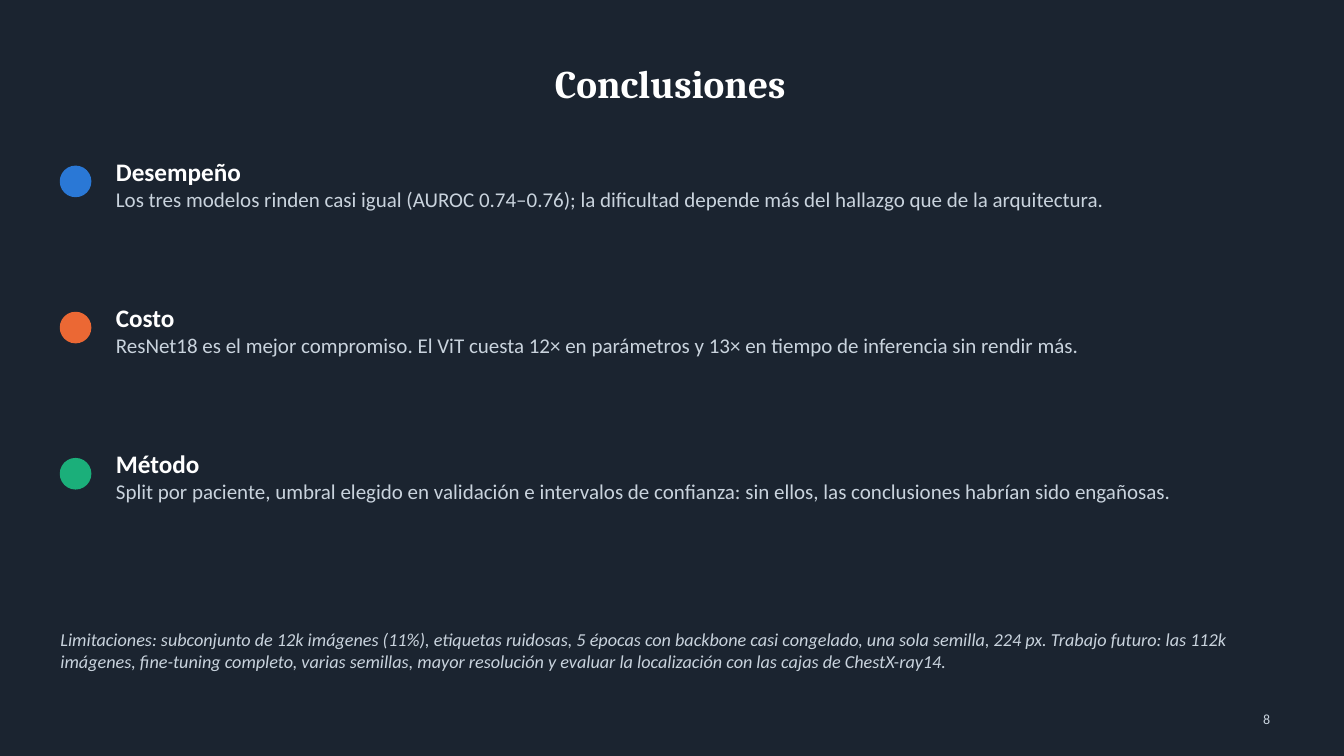
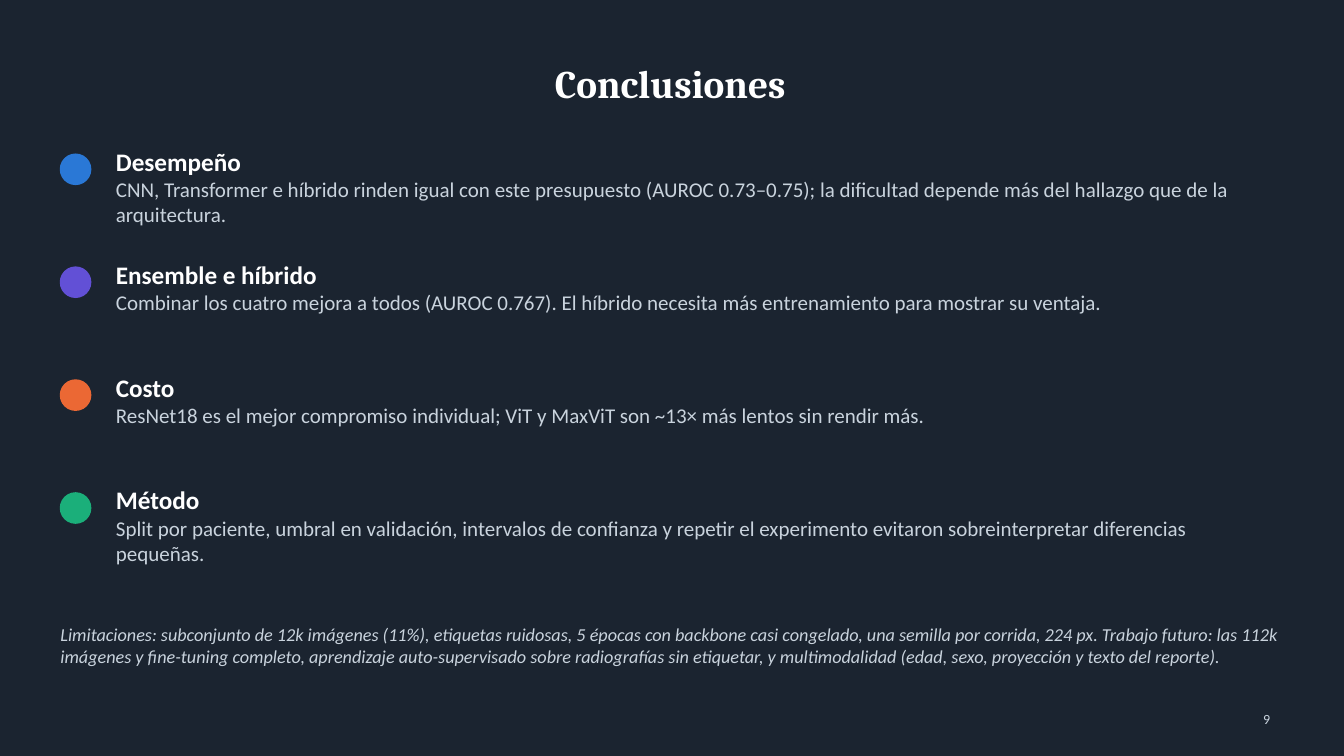
Before and after one commit to alfredogallegosmtr-sys/proyecto-final-dl-radiologia, a slide deck: slide 9 of slides/presentacion_final.pptx (slide 8 before the commit). Drawn at 1344x756 pixels with LibreOffice and Linux fonts; fonts in the diff are those of the drawing. Boxes give left, top, right and bottom in pixels: in the first picture for what was removed or moved away, otherwise in the second. Text is boxed around its words. In the diff, an @@ line names an element or a change of style, - is before the commit and + after.

```diff
--- a/slides/presentacion_final.pptx
+++ b/slides/presentacion_final.pptx
@@ text "Desempeño": place and size @@
-text "Desempeño" at [116, 164, 1103, 211]
+text "Desempeño" at [116, 154, 1228, 226]
@@ ellipse: place and size @@
-ellipse at [60, 166, 91, 197]
+ellipse at [60, 154, 91, 185]
@@ text at [116, 182, 1228, 226]: text changed @@
-Los tres modelos rinden casi igual (AUROC 0.74–0.76); la dificultad depende más del hallazgo que de la arquitectura.
+CNN, Transformer e híbrido rinden igual con este presupuesto (AUROC 0.73–0.75); la dificultad depende más del hallazgo que de la arquitectura.
@@ ellipse: place and size @@
-ellipse at [60, 313, 91, 343]
+ellipse at [60, 267, 91, 297]
@@ ellipse at [60, 267, 91, 297]: fill #EB6834 to #6250D6; outline #EB6834 1 pt to #6250D6 1 pt @@
@@ text added at [116, 266, 1101, 314], 15 pt, text #C9D3DD @@
+Ensemble e híbrido
+Combinar los cuatro mejora a todos (AUROC 0.767). El híbrido necesita más entrenamiento para mostrar su ventaja.
@@ ellipse: place and size @@
-ellipse at [60, 459, 91, 489]
+ellipse at [60, 380, 91, 410]
@@ ellipse at [60, 380, 91, 410]: fill #1BAF7A to #EB6834; outline #1BAF7A 1 pt to #EB6834 1 pt @@
@@ text "Costo": place and size @@
-text "Costo" at [116, 310, 1078, 357]
+text "Costo" at [116, 380, 924, 427]
@@ text at [116, 408, 924, 427]: text changed @@
-ResNet18 es el mejor compromiso. El ViT cuesta 12× en parámetros y 13× en tiempo de inferencia sin rendir más.
+ResNet18 es el mejor compromiso individual; ViT y MaxViT son ~13× más lentos sin rendir más.
@@ ellipse added at [60, 493, 91, 523], fill #1BAF7A, outline #1BAF7A 1 pt @@
@@ text "Método": place and size @@
-text "Método" at [116, 455, 1170, 503]
+text "Método" at [116, 491, 1186, 565]
@@ text at [116, 521, 1186, 565]: text changed @@
-Split por paciente, umbral elegido en validación e intervalos de confianza: sin ellos, las conclusiones habrían sido engañosas.
+Split por paciente, umbral en validación, intervalos de confianza y repetir el experimento evitaron sobreinterpretar diferencias pequeñas.
@@ text at [60, 628, 1277, 666]: text changed @@
-Limitaciones: subconjunto de 12k imágenes (11%), etiquetas ruidosas, 5 épocas con backbone casi congelado, una sola semilla, 224 px. Trabajo futuro: las 112k imágenes, fine-tuning completo, varias semillas, mayor resolución y evaluar la localización con las cajas de ChestX-ray14.
+Limitaciones: subconjunto de 12k imágenes (11%), etiquetas ruidosas, 5 épocas con backbone casi congelado, una semilla por corrida, 224 px. Trabajo futuro: las 112k imágenes y fine-tuning completo, aprendizaje auto-supervisado sobre radiografías sin etiquetar, y multimodalidad (edad, sexo, proyección y texto del reporte).
@@ page number at [1263, 715, 1270, 724]: text changed @@
-8
+9
```
Also in this commit, not shown: 5 other slides changed, 2 slides added, 1 slide removed, 17 other files.
